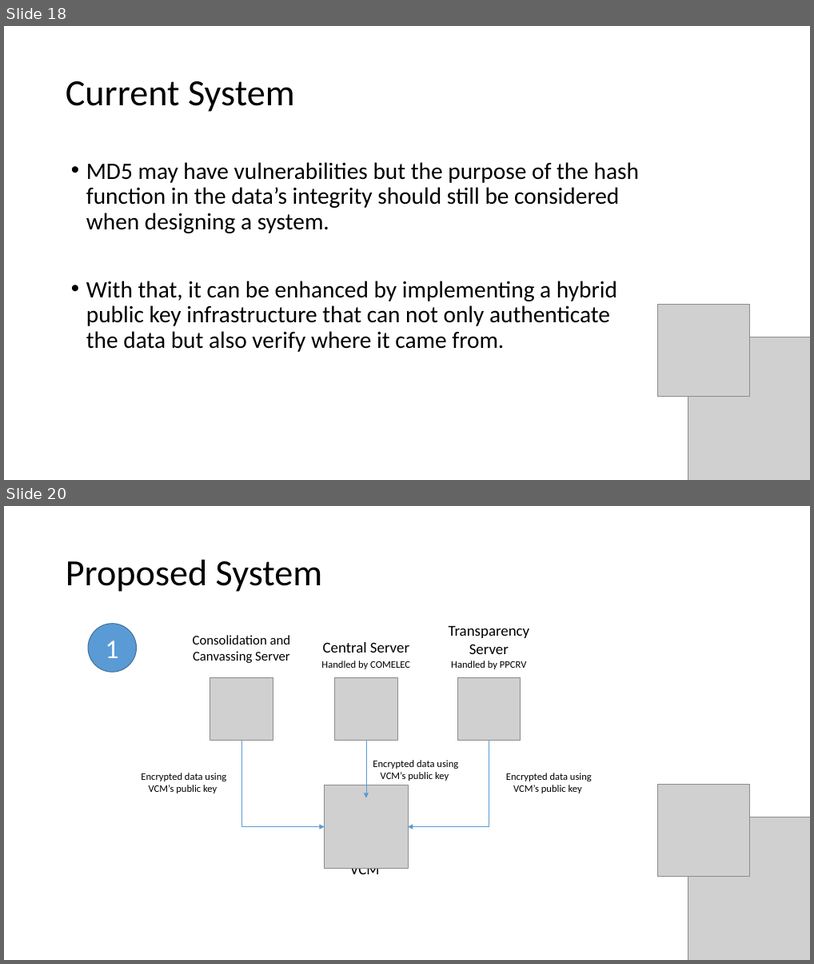
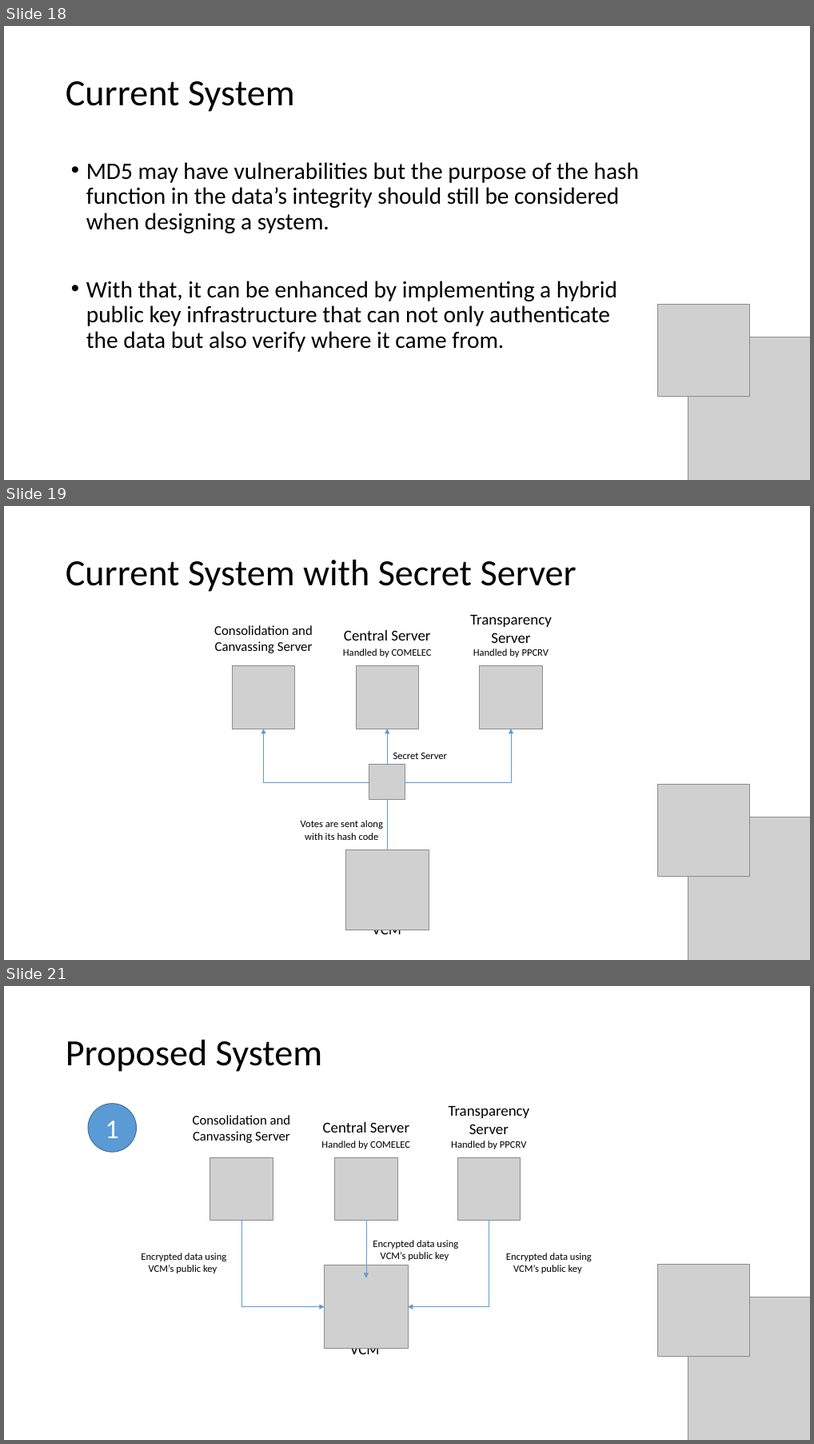
Before and after one commit to seans888/Project---Automate-Election, a slide deck: Documentation/Finals_Sysadd1.pptx. Shown one above the other, each under a label of ours: slides 18 and 20 before the commit, slides 18, 19 and 21 after it; the slides between them are not shown. The pictures are 814x964 and 814x1444 pixels, drawn with LibreOffice and Linux fonts; fonts in the diff are those of the drawing; grey boxes stand for pictures. Boxes give left, top, right and bottom in pixels: in the first picture for what was removed or moved away, otherwise in the second. Text is boxed around its words. In the diff, an @@ line names an element or a change of style, - is before the commit and + after.

```diff
--- a/Documentation/Finals_Sysadd1.pptx
+++ b/Documentation/Finals_Sysadd1.pptx
@@ slide 19 added at (x1=4, y1=506, x2=810, y2=960), background #FFFFFF @@
@@ title added at (x1=66, y1=560, x2=577, y2=592), 44 pt, text #000000 @@
+Current System with Secret Server
@@ text added at (x1=214, y1=625, x2=313, y2=653), 16 pt, text #000000 @@
+Consolidation and Canvassing Server
@@ text added at (x1=470, y1=615, x2=552, y2=643), 18 pt, text #000000 @@
+Transparency Server
@@ text added at (x1=343, y1=648, x2=432, y2=657), 12 pt, text #000000 @@
+Handled by COMELEC
@@ text added at (x1=344, y1=630, x2=430, y2=640), 18 pt, text #000000 @@
+Central Server
@@ text added at (x1=474, y1=648, x2=550, y2=657), 12 pt, text #000000 @@
+Handled by PPCRV
@@ picture added at (x1=232, y1=666, x2=295, y2=728) @@
@@ picture added at (x1=356, y1=666, x2=419, y2=728) @@
@@ picture added at (x1=480, y1=666, x2=543, y2=728) @@
@@ elbow arrow added from (387, 783) to (263, 728), #5B9BD5 0.5 pt @@
@@ arrow added from (387, 876) to (387, 728), #5B9BD5 0.5 pt @@
@@ elbow arrow added from (387, 783) to (511, 728), #5B9BD5 0.5 pt @@
@@ picture added at (x1=370, y1=764, x2=405, y2=800) @@
@@ text added at (x1=394, y1=752, x2=447, y2=759), 12 pt, text #000000 @@
+Secret Server
@@ picture added at (x1=658, y1=784, x2=750, y2=876) @@
@@ picture added at (x1=688, y1=817, x2=810, y2=960) @@
@@ text added at (x1=301, y1=820, x2=383, y2=840), 12 pt, text #000000 @@
+Votes are sent along with its hash code
@@ picture added at (x1=346, y1=850, x2=430, y2=929) @@
@@ text added at (x1=372, y1=929, x2=402, y2=939), 18 pt, text #000000 @@
+VCM
@@ what was slide 20 is now slide 21 @@
```
Also in this commit, not shown: 1 slide changed, 1 other file.
